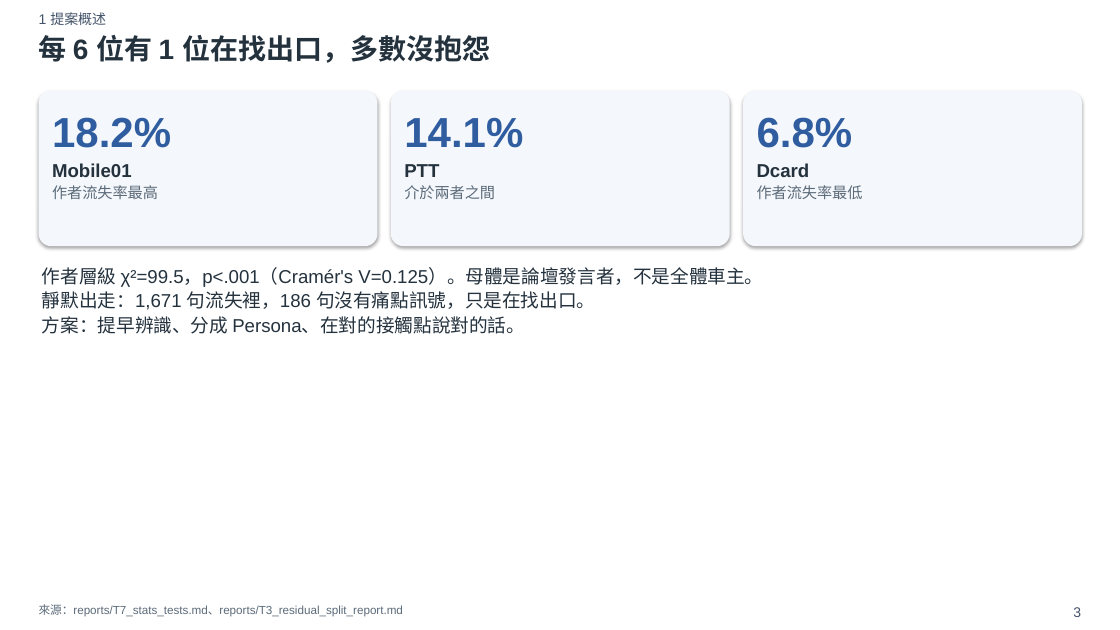
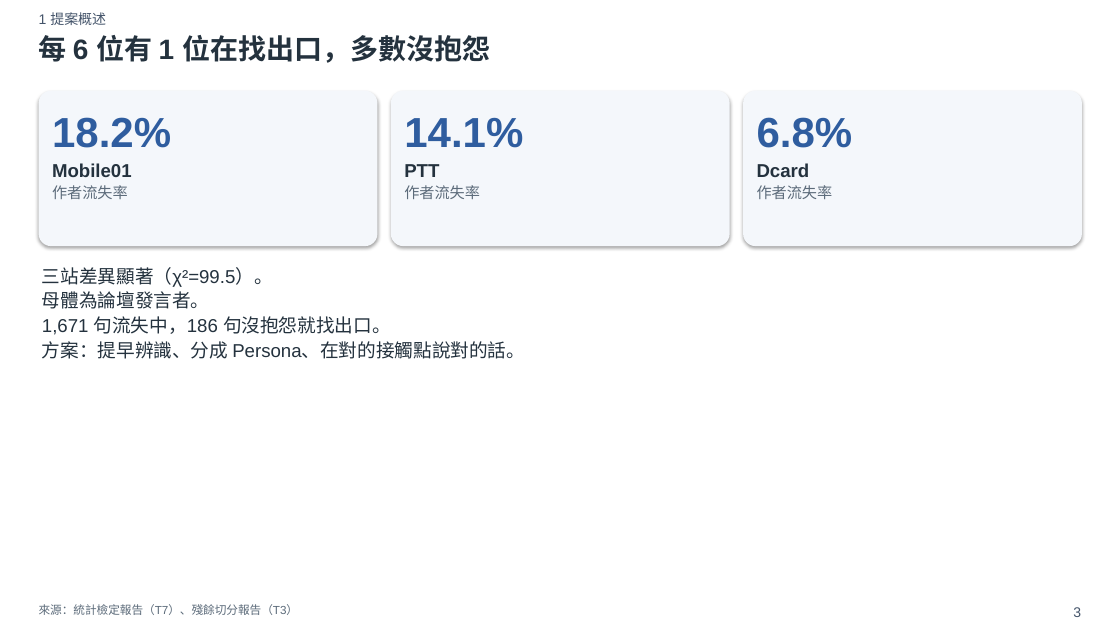
Before and after one commit to xxx789666/hotai-ai-hackathon-lexus, a slide deck: slide 3 of deck/初賽簡報_v0.pptx. Drawn at 1120x630 pixels with LibreOffice and Linux fonts; fonts in the diff are those of the drawing. Boxes give left, top, right and bottom in pixels: in the first picture for what was removed or moved away, otherwise in the second. Text is boxed around its words. In the diff, an @@ line names an element or a change of style, - is before the commit and + after.

```diff
--- a/deck/初賽簡報_v0.pptx
+++ b/deck/初賽簡報_v0.pptx
@@ text at <box>52,185,128,199</box>: text changed @@
-作者流失率最高
+作者流失率
@@ text at <box>404,185,480,199</box>: text changed @@
-介於兩者之間
+作者流失率
@@ text at <box>757,185,833,199</box>: text changed @@
-作者流失率最低
+作者流失率
@@ text at <box>42,267,391,335</box>: text changed @@
-作者層級 χ²=99.5，p<.001（Cramér's V=0.125）。母體是論壇發言者，不是全體車主。
-靜默出走：1,671 句流失裡，186 句沒有痛點訊號，只是在找出口。
+三站差異顯著（χ²=99.5）。
+母體為論壇發言者。
+1,671 句流失中，186 句沒抱怨就找出口。
@@ text at <box>39,604,299,615</box>: text changed @@
-來源：reports/T7_stats_tests.md、reports/T3_residual_split_report.md
+來源：統計檢定報告（T7）、殘餘切分報告（T3）
```
Also in this commit, not shown: 19 other slides changed, 2 slides added, 33 other files.
